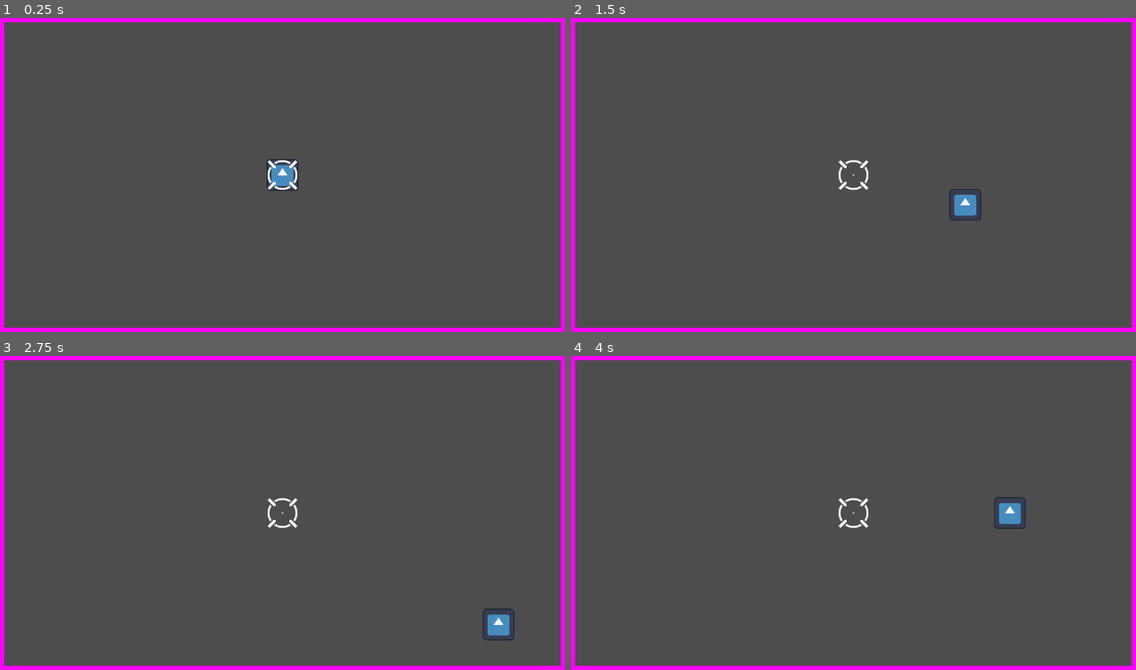
Above: before the commit, frames 1-4 (two rows, left to right).
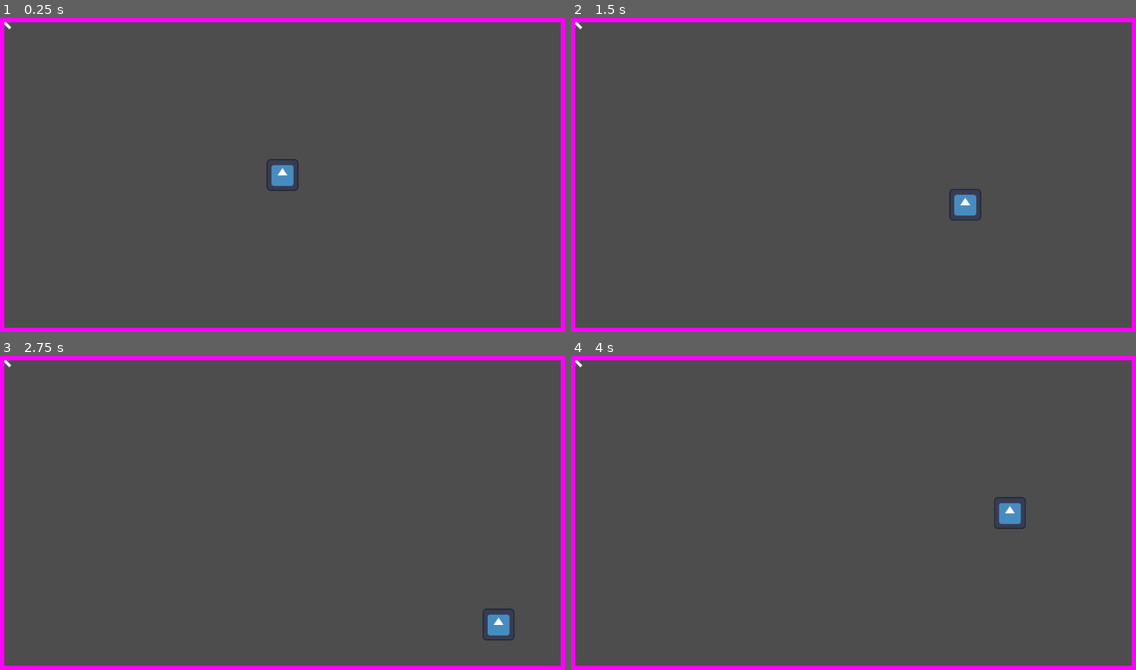
Above: after the commit, the same moments.

Repository: Fox-Alpha/Godot-4-Roguelike-Multiplayer
Game: Godot game, scene res://main.tscn
Same seed, same stepped clock (60 frames per second), same inputs: the game is played once before the commit and once after it. The engine's default icon, where the game draws it, is replaced by a stand-in: a white triangle on a blue panel in a dark square.
Inputs:
- Up to frame 1 (0.25 s): no input
- Up to frame 2 (1.5 s): tap Enter at 0.5 s; hold Right (ui_right) 0.53-1.28 s; hold Down (ui_down) from 1.28 s (still down)
- Up to frame 3 (2.75 s): release Down (ui_down) at 2.03 s; hold Right (ui_right) from 2.03 s (still down)
- Up to frame 4 (4 s): release Right (ui_right) at 2.78 s; hold Up (ui_up) 2.78-3.53 s; hold Left (ui_left) from 3.53 s (still down)

The runs differ from the first frame. In frame 1, 0.2% of the frame differs, in the area x 0-53%, y 1-55%; in frame 2, 0.2%; in frame 3, 0.2%; in frame 4, 0.2%.

Commit message:
Chg: Make the script universal ===: Center all childnodes ===: Center Nodes from exported Array for not childnodes

Diff:
--- a/2-prototype-projects/prot_godot_4_3_dev1/centernode2d.gd
+++ b/2-prototype-projects/prot_godot_4_3_dev1/centernode2d.gd
@@ -1,9 +1,17 @@
-extends Node2D
+extends Node
 
-
+@export var NodesToCenter : Array[Node]
+@onready var screencenter = get_tree().current_scene.get_viewport().get_visible_rect().get_center()
 # Called when the node enters the scene tree for the first time.
 func _ready():
-	var screencenter = get_tree().current_scene.get_viewport().get_visible_rect().get_center()
-	print("Screen Center: %s" % screencenter)
-	global_position = screencenter
-	print("Player Position: %s" % global_position)
+	var ChildsToCenter = get_children()
+
+	for c in ChildsToCenter:
+		(c as Node2D) .global_position = screencenter
+		print("Screen Center: %s" % screencenter)
+		print("Node %s Position: %s" % [c.name, c.global_position])
+
+	for c in NodesToCenter:
+		(c as Node2D) .global_position = screencenter
+		print("Screen Center: %s" % screencenter)
+		print("Node %s Position: %s" % [c.name, c.global_position])
